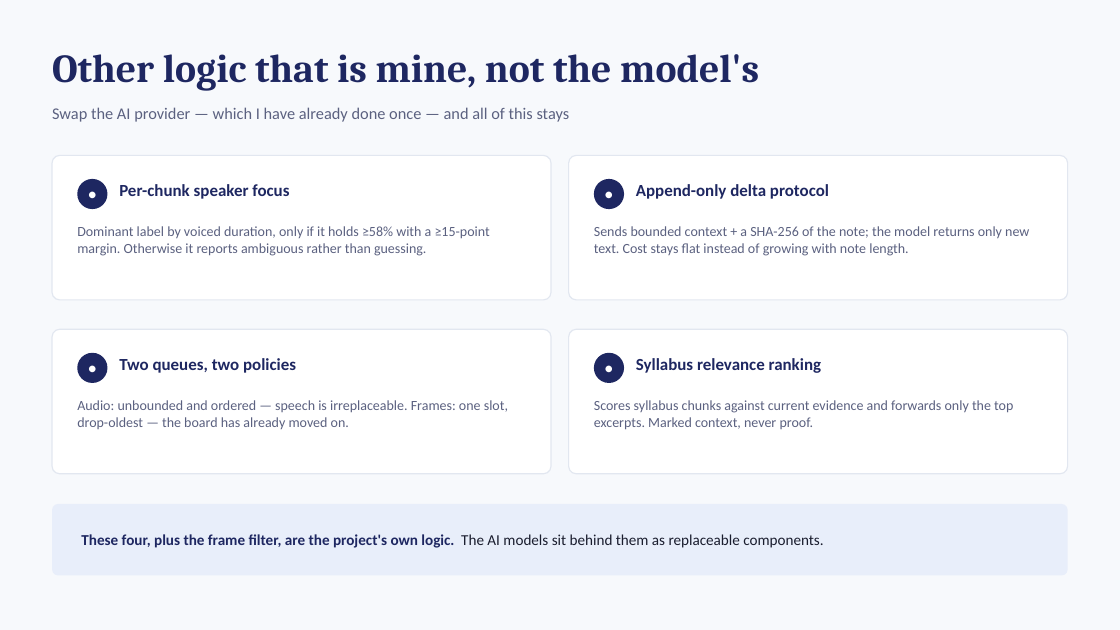
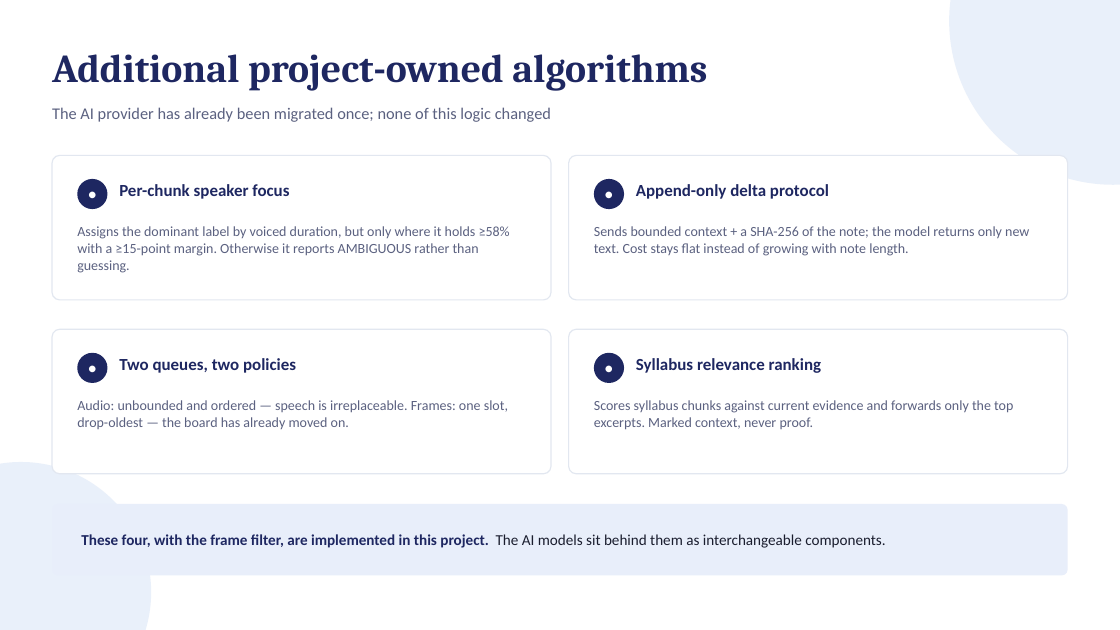
Before and after one commit to tejasthimmaiahkk-ui/VoxBoX, a slide deck: slide 8 of outputs/VoxBox_Review1_Scope.pptx (slide 7 before the commit). Drawn at 1120x630 pixels with LibreOffice and Linux fonts; fonts in the diff are those of the drawing; background and template pictures are left out. Boxes give left, top, right and bottom in pixels: in the first picture for what was removed or moved away, otherwise in the second. Text is boxed around its words. In the diff, an @@ line names an element or a change of style, - is before the commit and + after.

```diff
--- a/outputs/VoxBox_Review1_Scope.pptx
+++ b/outputs/VoxBox_Review1_Scope.pptx
@@ background #F7F9FC to picture (left out) @@
@@ text at bbox=[52, 54, 707, 91]: text changed @@
-Other logic that is mine, not the model's
+Additional project-owned algorithms
@@ text at bbox=[52, 107, 551, 122]: text changed @@
-Swap the AI provider — which I have already done once — and all of this stays
+The AI provider has already been migrated once; none of this logic changed
@@ text at bbox=[77, 226, 510, 273]: text changed @@
-Dominant label by voiced duration, only if it holds ≥58% with a ≥15-point margin. Otherwise it reports ambiguous rather than guessing.
+Assigns the dominant label by voiced duration, but only where it holds ≥58% with a ≥15-point margin. Otherwise it reports AMBIGUOUS rather than guessing.
@@ text at bbox=[81, 534, 885, 548]: text changed @@
-These four, plus the frame filter, are the project's own logic. The AI models sit behind them as replaceable components.
+These four, with the frame filter, are implemented in this project. The AI models sit behind them as interchangeable components.
```
Also in this commit, not shown: 12 other slides changed, 1 slide added, 1 other file.
